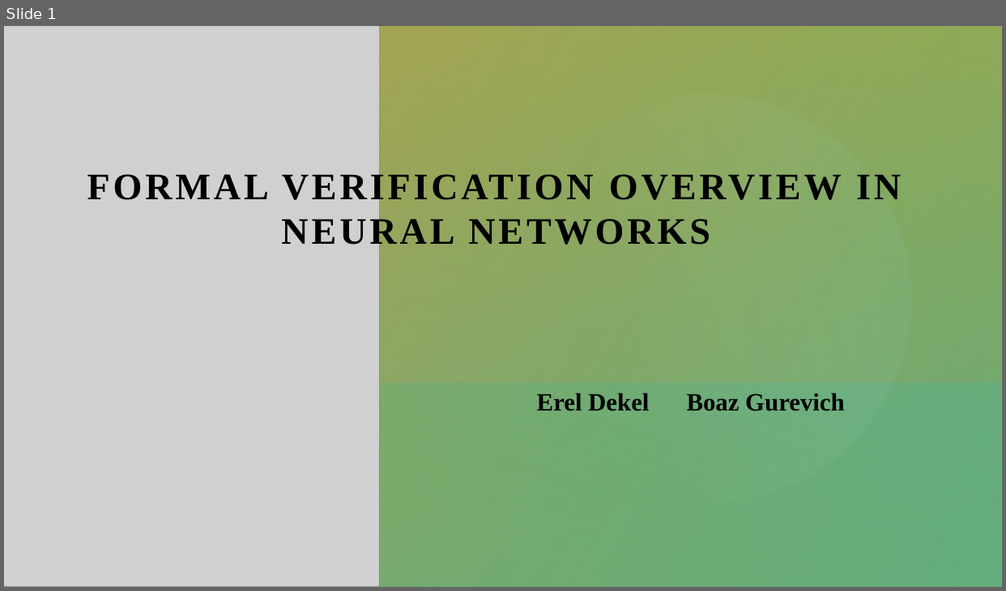
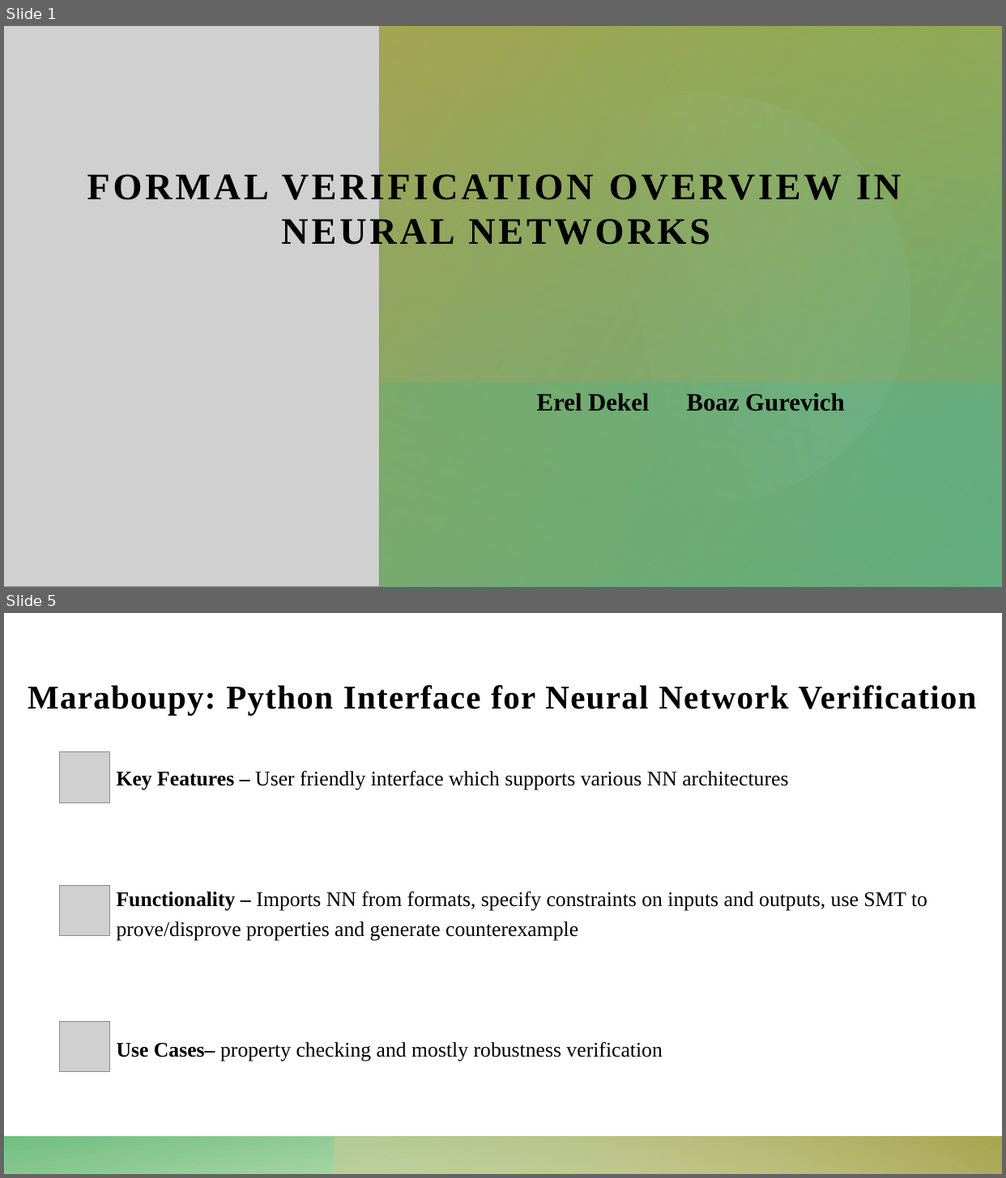
Before and after one commit to Dekel23/Sokoban-DRL, a slide deck: presentation.pptx. Shown one above the other, each under a label of ours: slide 1 before the commit, slides 1 and 5 after it; the slides between them are not shown. The pictures are 1006x591 and 1006x1178 pixels, drawn with LibreOffice and Linux fonts; fonts in the diff are those of the drawing; grey boxes stand for pictures. Boxes give left, top, right and bottom in pixels: in the first picture for what was removed or moved away, otherwise in the second. Text is boxed around its words. In the diff, an @@ line names an element or a change of style, - is before the commit and + after.

```diff
--- a/presentation.pptx
+++ b/presentation.pptx
@@ slide 5 added at box(4, 613, 1002, 1174), background #FFFFFF; not listed: 2 template elements that a slide beside it also shows @@
@@ text added at box(27, 685, 977, 715), 32 pt, text #000000, bold @@
+Maraboupy: Python Interface for Neural Network Verification
@@ picture added at box(59, 752, 109, 803) @@
@@ text added at box(117, 771, 927, 1062), 20 pt, text #000000 @@
+Key Features – User friendly interface which supports various NN architectures
+Functionality – Imports NN from formats, specify constraints on inputs and outputs, use SMT to prove/disprove properties and generate counterexample
+Use Cases– property checking and mostly robustness verification
@@ picture added at box(59, 885, 109, 935) @@
@@ picture added at box(59, 1022, 109, 1072) @@
```
Also in this commit, not shown: 3 slides changed, 3 other slides added, 9 other files.
